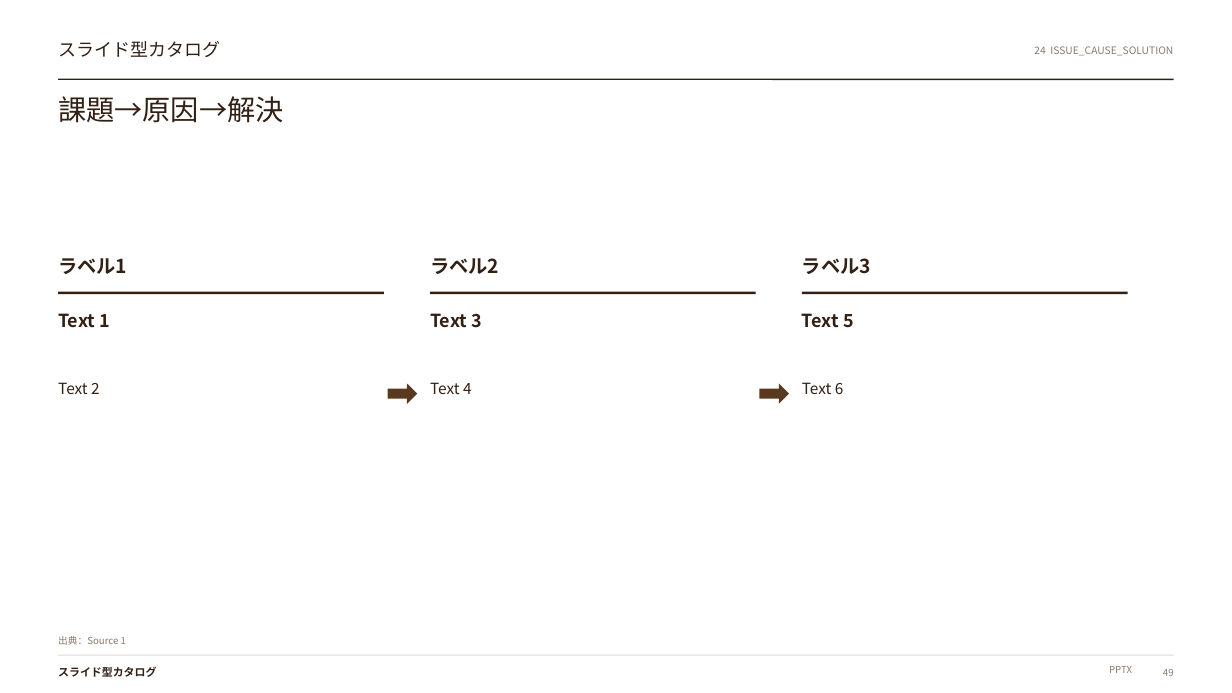
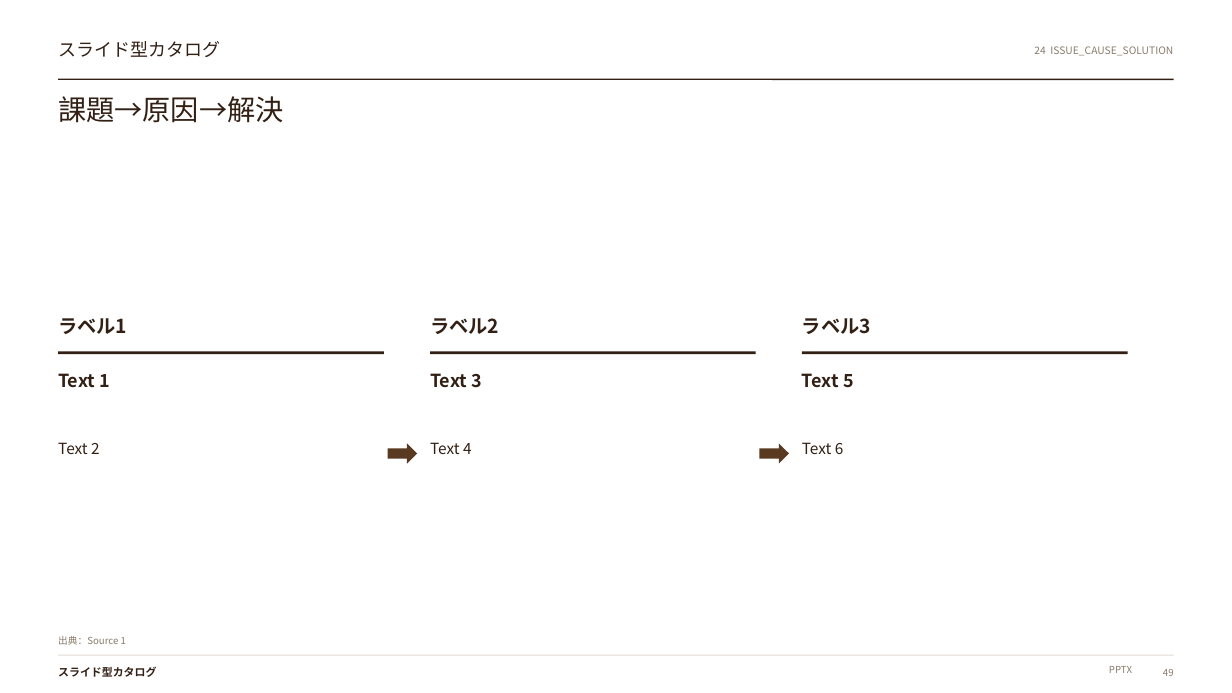
Before and after one commit to gozen3ji/consulting-pptx-skill, a slide deck: slide 49 of assets/SuperTemplate_62type.pptx. Drawn at 1232x693 pixels with LibreOffice and Linux fonts; fonts in the diff are those of the drawing. Boxes give left, top, right and bottom in pixels: in the first picture for what was removed or moved away, otherwise in the second. Text is boxed around its words. In the diff, an @@ line names an element or a change of style, - is before the commit and + after.

```diff
--- a/assets/SuperTemplate_62type.pptx
+++ b/assets/SuperTemplate_62type.pptx
@@ 9 texts, 3 lines, 2 right arrows: place and size @@
-9 texts, 3 lines, 2 right arrows at <box>58,258,1128,404</box>
+9 texts, 3 lines, 2 right arrows at <box>58,318,1128,464</box>
```
Also in this commit, not shown: 38 other slides changed, 31 slides added, 31 slides removed, 43 other files.
